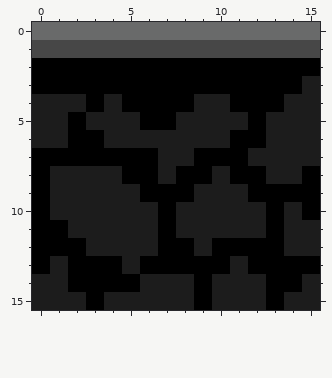
A pixel-art file gets an edit: Assets/Original/floor_16x16.aseprite. Above is the file before it was changed.
16x16 pixels, 1 frame.
After:
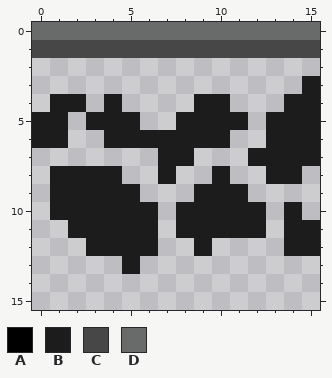
Palette (. is transparent): A #000000  B #1c1c1c  C #474747  D #696a6a
What changed:
layer "Layer 1" removed
@@ x 0..15 @@
  1 CCCCCCCCCCCCCCCC
- 2 AAAAAAAAAAAAAAAA
- 3 AAAAAAAAAAAAAAAB
- 4 BBBABAAAABBAAABB
- 5 BBABBBAABBBBABBB
- 6 BBAABBBBBBBAABBB
- 7 AAAAAAABBAAABBBB
- 8 ABBBBAABAABAABBA
- 9 ABBBBBAAABBBAAAA
-10 ABBBBBBABBBBBABA
-11 AABBBBBABBBBBABB
-12 AAABBBBAABAAAABB
-13 ABAAABAAAAABAAAA
-14 BBAAAABBBABBBAAB
-15 BBBABBBBBABBBABB
+ 2 ................
+ 3 ...............B
+ 4 .BB.B....BB...BB
+ 5 BB.BBB..BBBB.BBB
+ 6 BB..BBBBBBB..BBB
+ 7 .......BB...BBBB
+ 8 .BBBB..B..B..BB.
+ 9 .BBBBB...BBB....
+10 .BBBBBB.BBBBB.B.
+11 ..BBBBB.BBBBB.BB
+12 ...BBBB..B....BB
+13 .....B..........
+14 ................
+15 ................
Where, in picture pixels (left, top, right, bottom), the same in both pictures:
erased: (32, 58, 320, 310)
